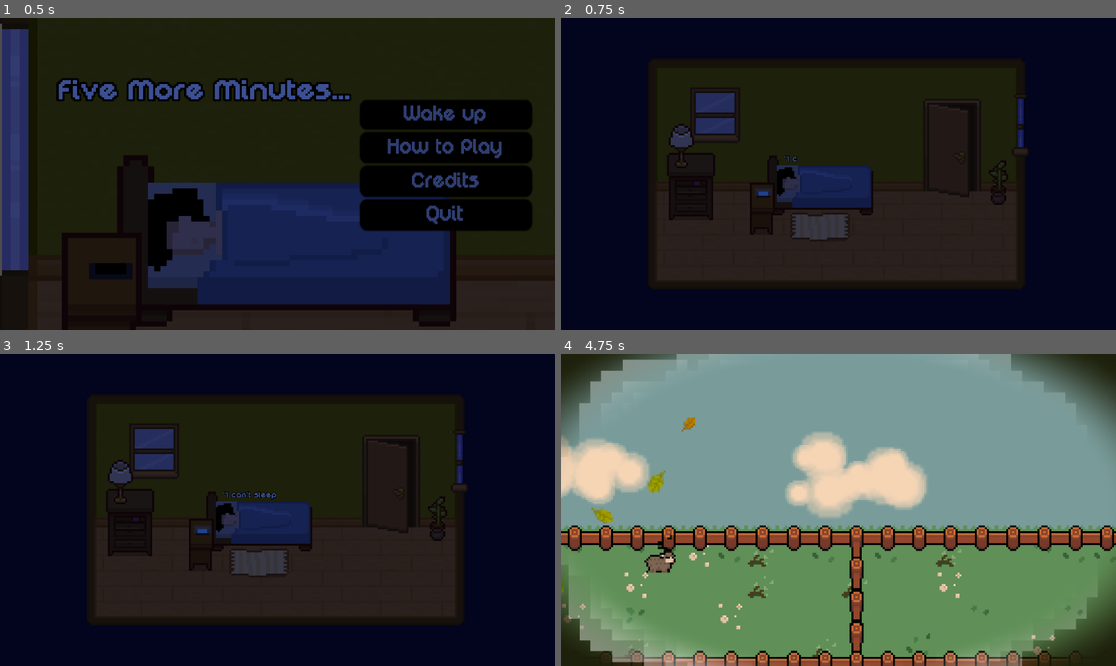
Above: before the commit, frames 1-4 (two rows, left to right).
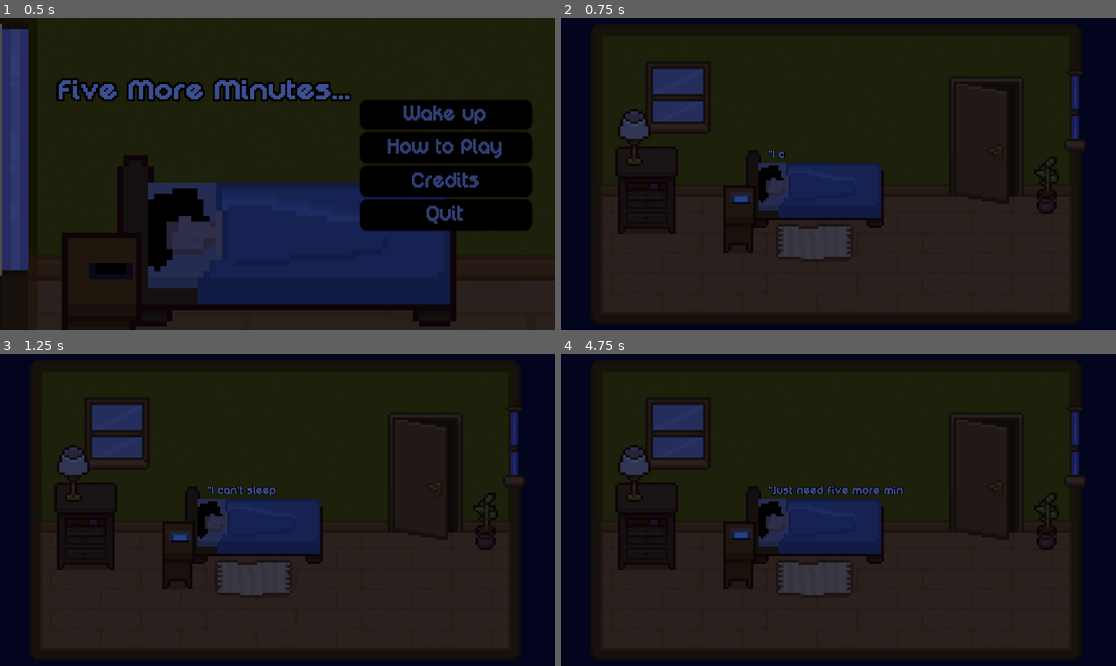
Above: after the commit, the same moments.

Repository: State0fFlux/Five-More-Minutes
Game: Godot game, scene res://Scenes/Start_menu.tscn
Two runs of this game, one before a commit and one after it. Both use one fixed random seed, a clock stepped at 60 frames per second and the inputs below.
Inputs (mouse positions are in pixels of both pictures, inside the frame that each line leads up to):
- Up to frame 1 (0.5 s): no input
- Up to frame 2 (0.75 s): click "Wake up" at 0.5 s
- Up to frame 3 (1.25 s): no input
- Up to frame 4 (4.75 s): move the mouse to (760, 531) at 1.27 s; tap S (Sleep) at 1.35, 2.85, 3.6, 4.35 s; click (760, 531) at 1.42 s; click (827, 581) at 2 s, where only the run before the commit has a clickable "Snooze"; move the mouse to (727, 525) at 2.77 s; click (727, 525) at 2.92 s; move the mouse to (894, 441) at 3.52 s; click (894, 441) at 3.67 s; move the mouse to (810, 572) at 4.27 s; click (810, 572) at 4.42 s

Frame 1 is identical in both runs. In frame 2, 31% of the frame differs, in the area x 7-95%, y 5-95%; in frame 3, 31%; in frame 4, 99%, in the area x 0-100%, y 0-100%.

Commit message:
NEW FEATUREE
sheep now spawn in 3 diff rows and its perfect

Diff:
--- a/Global/Global.gd
+++ b/Global/Global.gd
@@ -2,7 +2,7 @@
 
 # code quick reference
 const VARIANT_PATH = "res://Sprites/sheep/"
-const VARIANTS = {5: preload(VARIANT_PATH + "white.png"), 10: preload(VARIANT_PATH + "brown.png"), 30: preload(VARIANT_PATH + "black.png"), 60: preload(VARIANT_PATH + "purple.png")}
+const VARIANTS = {1: preload(VARIANT_PATH + "white.png"), 5: preload(VARIANT_PATH + "brown.png"), 10: preload(VARIANT_PATH + "black.png"), 20: preload(VARIANT_PATH + "purple.png")}
 const snore = preload("res://Sprites/sheep/snore.png")
 const heart = preload("res://Sprites/sheep/heart.png")
 var deathPoint: Vector2
@@ -25,6 +25,7 @@
 const BOOST = 2
 const JUMP_VELOCITY = -40
 const SPEED = 25
+const WAIT_TIME = 2
 
 # stats
 var minutes_since_midnight = 0
@@ -43,7 +44,7 @@
 	if state == true: # entering dream
 		dream_opened.emit()
 	else: # leaving dream
-		if minutes_since_midnight > 480 + 120 or battery <= 0: # after 10
+		if minutes_since_midnight > 480 + 120 or battery < 1: # after 10
 			get_tree().change_scene_to_file("res://Scenes/Lose.tscn")
 		elif minutes_since_midnight >= 480: # between 8 and 10
 			get_tree().change_scene_to_file("res://Scenes/Win.tscn")
--- a/Prefabs/sheep.gd
+++ b/Prefabs/sheep.gd
@@ -4,16 +4,25 @@
 @onready var sprite = $Body
 @onready var particles = $Particles
 @onready var audio = $AudioStreamPlayer2D
+
 @export var track = 2
 
 var state
-var value = 5 # the amount of time that will pass with this sheep
+var value = 1 # the amount of time that will pass with this sheep
+var jump_action_name
+var jumpable = true
 
 func _ready():
 	sprite.texture = Global.VARIANTS.get(value)
 	sprite.z_index = track * 2
-	collision_layer = 1 << (track+3)
-	collision_mask = 1 << (track-1)
+	var layer = 1 << (track+3)
+	var mask = 1 << (track-1)
+	collision_layer = layer
+	collision_mask = mask
+	$RightShadowRay.collision_mask = mask
+	$LeftShadowRay.collision_mask = mask
+
+	jump_action_name = "Jump" + str(track)
 
 func _physics_process(delta: float) -> void:
 	# Handle out-of-bounds
@@ -23,10 +32,20 @@
 	# Add the gravity.
 	if not is_on_floor():
 		velocity += get_gravity() * delta
+	elif state == Global.SheepState.WALKING:
+		velocity.x = Global.SPEED
+		anim.play("Walk")
 
-	if state == Global.SheepState.WALKING and is_on_floor():
-		anim.play("Walk")
-		velocity.x = Global.SPEED
+	# Handle jump.
+	if Input.is_action_just_pressed(jump_action_name) and is_on_floor() and $"..".get_frontmost_sheep() == self:
+		if state == Global.SheepState.SLEEPING:
+			set_state(Global.SheepState.WALKING)
+		else:
+			var ba = Global.ba_sounds[randi_range(0, Global.ba_sounds.size() - 1)]
+			audio.stream = ba
+			audio.play()
+			velocity.y = Global.JUMP_VELOCITY
+			velocity.x *= Global.BOOST
 
 	move_and_slide()
 
@@ -66,10 +85,3 @@
 func set_flash_modifier(newValue: float) -> void:
 	if sprite.material:
 		sprite.material.set_shader_parameter("strength", newValue)
-
-func jump():
-	var ba = Global.ba_sounds[randi_range(0, Global.ba_sounds.size() - 1)]
-	audio.stream = ba
-	audio.play()
-	velocity.y = Global.JUMP_VELOCITY
-	velocity.x *= Global.BOOST
--- a/Prefabs/sheep.tscn
+++ b/Prefabs/sheep.tscn
@@ -151,6 +151,7 @@
 "
 
 [sub_resource type="ShaderMaterial" id="ShaderMaterial_ut7ki"]
+resource_local_to_scene = true
 shader = ExtResource("1_ut7ki")
 shader_parameter/flash_color = Color(0.377565, 0.060268, 0, 1)
 shader_parameter/strength = 0.0
@@ -188,19 +189,16 @@
 }
 
 [node name="RightShadowRay" type="RayCast2D" parent="."]
-enabled = false
 target_position = Vector2(8, 14)
-collision_mask = 2
+collision_mask = 255
 hit_from_inside = true
 
 [node name="LeftShadowRay" type="RayCast2D" parent="."]
-enabled = false
 target_position = Vector2(-8, 14)
-collision_mask = 2
+collision_mask = 255
 hit_from_inside = true
 
 [node name="Shadow" type="PointLight2D" parent="."]
-visible = false
 position = Vector2(0, 6)
 blend_mode = 2
 range_item_cull_mask = 4
--- a/Prefabs/sheep_track.gd
+++ b/Prefabs/sheep_track.gd
@@ -4,7 +4,6 @@
 const SheepScene = preload("res://Prefabs/sheep.tscn")
 
 @onready var chime = $Chime
-var jump_action_name
 
 # Called when the node enters the scene tree for the first time.
 func _ready() -> void:
@@ -16,18 +15,6 @@
 	$PassWall.collision_mask = mask
 	$DeathWall.collision_layer = layer
 	$DeathWall.collision_mask = mask
-
-	jump_action_name = "Jump" + str(track)
-
-
-func _physics_process(delta: float) -> void:
-	var lead = get_frontmost_sheep()
-	# Handle jump.
-	if Input.is_action_just_pressed(jump_action_name) and lead and lead.is_on_floor():
-		if lead.state == Global.SheepState.SLEEPING:
-			lead.set_state(Global.SheepState.WALKING)
-		else:
-			lead.jump()
 
 func spawn_sheep(spawnFromCenter: bool, state: Global.SheepState):
 	var sheep = SheepScene.instantiate()
@@ -46,10 +33,10 @@
 func _on_pass_wall_body_entered(body: Node2D) -> void:
 	if body.is_in_group("sheep") and body.state == Global.SheepState.WALKING: # sheep jumped the fence
 		match body.value:
-			5: chime.pitch_scale = 1
-			10: chime.pitch_scale = 1
-			30: chime.pitch_scale = 1.2
-			60: chime.pitch_scale = 1.3
+			1: chime.pitch_scale = 1
+			5: chime.pitch_scale = 1.2
+			10: chime.pitch_scale = 1.4
+			20: chime.pitch_scale = 1.6
 		chime.play()
 		var new_time = Global.minutes_since_midnight + body.value
 		Global.minutes_since_midnight = new_time
@@ -61,7 +48,7 @@
 
 	for child in get_children():
 		if child.is_in_group("sheep") and child.state != Global.SheepState.DEAD:
-			if child.global_position.x > highest_x:
+			if child.global_position.x > highest_x and child.global_position.x < $PassWall.global_position.x:
 				highest_x = child.global_position.x
 				frontmost_sheep = child
 	return frontmost_sheep
--- a/Scenes/Bedroom.tscn
+++ b/Scenes/Bedroom.tscn
@@ -79,7 +79,7 @@
 "times": PackedFloat32Array(0, 0.5),
 "transitions": PackedFloat32Array(1, 1),
 "update": 0,
-"values": [Vector2(0, 39), Vector2(0, 133)]
+"values": [Vector2(0, 18), Vector2(0, 133)]
 }
 
 [sub_resource type="Animation" id="Animation_swbdu"]
@@ -96,7 +96,7 @@
 "times": PackedFloat32Array(0, 0.5),
 "transitions": PackedFloat32Array(1, 1),
 "update": 0,
-"values": [Vector2(0, 133), Vector2(0, 39)]
+"values": [Vector2(0, 133), Vector2(0, 18)]
 }
 
 [sub_resource type="Animation" id="Animation_cs4vd"]
@@ -111,7 +111,7 @@
 "times": PackedFloat32Array(0),
 "transitions": PackedFloat32Array(1),
 "update": 0,
-"values": [Vector2(0, 133)]
+"values": [Vector2(0, 114)]
 }
 tracks/1/type = "value"
 tracks/1/imported = false
@@ -159,7 +159,7 @@
 "times": PackedFloat32Array(0),
 "transitions": PackedFloat32Array(1),
 "update": 0,
-"values": [Vector2(1, 1)]
+"values": [Vector2(1.3, 1.3)]
 }
 
 [sub_resource type="Animation" id="Animation_o0d8c"]
@@ -264,6 +264,7 @@
 texture = ExtResource("3_cs4vd")
 
 [node name="Camera2D" type="Camera2D" parent="."]
+zoom = Vector2(1.3, 1.3)
 
 [node name="Player" parent="." instance=ExtResource("4_3gbim")]
 position = Vector2(-14, 11)
@@ -277,7 +278,7 @@
 }
 
 [node name="hand" type="Sprite2D" parent="."]
-position = Vector2(0, 133)
+position = Vector2(0, 114)
 scale = Vector2(0.1, 0.1)
 texture = ExtResource("6_cs4vd")
 
@@ -293,6 +294,7 @@
 horizontal_alignment = 1
 vertical_alignment = 1
 script = SubResource("GDScript_cs4vd")
+metadata/_edit_lock_ = true
 
 [node name="Battery" type="RichTextLabel" parent="hand"]
 offset_left = -290.0
@@ -306,6 +308,7 @@
 horizontal_alignment = 1
 vertical_alignment = 1
 script = SubResource("GDScript_swbdu")
+metadata/_edit_lock_ = true
 
 [node name="GetUp" type="Button" parent="hand"]
 offset_left = -140.0
@@ -317,6 +320,7 @@
 theme = ExtResource("7_cs4vd")
 theme_type_variation = &"phoneButton"
 text = "Get Up"
+metadata/_edit_lock_ = true
 
 [node name="Snooze" type="Button" parent="hand"]
 offset_left = -140.0
@@ -328,6 +332,7 @@
 theme = ExtResource("7_cs4vd")
 theme_type_variation = &"phoneButton"
 text = "Snooze"
+metadata/_edit_lock_ = true
 
 [node name="Title" type="RichTextLabel" parent="."]
 offset_left = -28.0
--- a/Scenes/Credits.tscn
+++ b/Scenes/Credits.tscn
@@ -27,16 +27,18 @@
 
 [node name="Creators" type="RichTextLabel" parent="StartTextbook"]
 offset_left = -60.8696
-offset_top = -29.4722
+offset_top = -35.6409
 offset_right = 134.13
-offset_bottom = 50.5278
+offset_bottom = 76.3591
 scale = Vector2(0.38, 0.8)
 theme_type_variation = &"simpleText"
 text = "		  Game Made by:
 
 Avah Afshari - UW Bothell
+* UI, QA
 
-Brady Manske - UW Seattle"
+Brady Manske - UW Seattle
+* Game Design, Scripting"
 fit_content = true
 scroll_active = false
 autowrap_mode = 0
@@ -127,7 +129,7 @@
 
 [node name="Camera2D" type="Camera2D" parent="."]
 position = Vector2(-637, 172)
-zoom = Vector2(0.35, 0.35)
+zoom = Vector2(0.5, 0.5)
 
 [connection signal="pressed" from="Phone/VBoxContainer/Options" to="." method="_on_options_pressed"]
 [connection signal="pressed" from="Phone/VBoxContainer/Home" to="." method="_on_home_pressed"]
--- a/Scenes/Dream.gd
+++ b/Scenes/Dream.gd
@@ -2,6 +2,8 @@
 @onready var tracks = [$Track1, $Track2, $Track3]
 
 func _ready() -> void:
+	$SpawnTimer.wait_time = Global.WAIT_TIME
+
 	Global.spawnPoint = $SpawnPoint.position
 	Global.deathPoint = $DeathPoint.position
 	var track = tracks.pick_random()
--- a/Scenes/Dream.tscn
+++ b/Scenes/Dream.tscn
@@ -200,7 +200,6 @@
 track = 3
 
 [node name="SpawnTimer" type="Timer" parent="."]
-wait_time = 3.0
 autostart = true
 
 [node name="SpawnPoint" type="Node2D" parent="."]
--- a/Scenes/Options.tscn
+++ b/Scenes/Options.tscn
@@ -21,8 +21,8 @@
 
 [node name="Phone in hand2" type="Sprite2D" parent="."]
 top_level = true
-position = Vector2(177.338, 172.861)
-scale = Vector2(0.265797, 0.236989)
+position = Vector2(187, 169)
+scale = Vector2(0.307373, 0.274059)
 texture = ExtResource("3_ww8vx")
 
 [node name="home button" type="Button" parent="Phone in hand2"]
@@ -37,20 +37,25 @@
 [node name="Text" type="VBoxContainer" parent="."]
 z_index = 4
 layout_mode = 0
-offset_left = 134.0
-offset_top = 130.0
-offset_right = 361.0
-offset_bottom = 229.0
-scale = Vector2(0.26254, 0.303079)
+offset_left = 138.0
+offset_top = 101.0
+offset_right = 365.0
+offset_bottom = 352.0
+scale = Vector2(0.3, 0.346)
 
 [node name="RichTextLabel" type="RichTextLabel" parent="Text"]
 layout_mode = 2
-text = "Spacebar = Jump
-Interact = Left Mouse
+text = "[ 1 ], [ 2 ], [ 3] :
+Hop sheep over fence
+
+Left Mouse: Interact
 
 Goal:
 
-Wake up between 8-10 AM"
+Wake up between 8-10 AM
+
+
+P.S. Not all sheep are equal... you know that, don't you?"
 fit_content = true
 horizontal_alignment = 1
 metadata/_edit_lock_ = true
--- a/Scenes/options.tscn
+++ b/Scenes/options.tscn
@@ -21,8 +21,8 @@
 
 [node name="Phone in hand2" type="Sprite2D" parent="."]
 top_level = true
-position = Vector2(177.338, 172.861)
-scale = Vector2(0.265797, 0.236989)
+position = Vector2(187, 169)
+scale = Vector2(0.307373, 0.274059)
 texture = ExtResource("3_ww8vx")
 
 [node name="home button" type="Button" parent="Phone in hand2"]
@@ -37,20 +37,25 @@
 [node name="Text" type="VBoxContainer" parent="."]
 z_index = 4
 layout_mode = 0
-offset_left = 134.0
-offset_top = 130.0
-offset_right = 361.0
-offset_bottom = 229.0
-scale = Vector2(0.26254, 0.303079)
+offset_left = 138.0
+offset_top = 101.0
+offset_right = 365.0
+offset_bottom = 352.0
+scale = Vector2(0.3, 0.346)
 
 [node name="RichTextLabel" type="RichTextLabel" parent="Text"]
 layout_mode = 2
-text = "Spacebar = Jump
-Interact = Left Mouse
+text = "[ 1 ], [ 2 ], [ 3] :
+Hop sheep over fence
+
+Left Mouse: Interact
 
 Goal:
 
-Wake up between 8-10 AM"
+Wake up between 8-10 AM
+
+
+P.S. Not all sheep are equal... you know that, don't you?"
 fit_content = true
 horizontal_alignment = 1
 metadata/_edit_lock_ = true
Not shown, changed: deploy/index.apple-touch-icon.png.import
Not shown, changed: deploy/index.icon.png.import
Not shown, changed: deploy/index.png.import
Not shown, added: deploy/fiveMoreMinutes.zip
Not shown, changed: deploy/index.html
Not shown, changed: deploy/index.pck
Not shown, changed: deploy/index.zip
Not shown, changed: deploy/oldIndex.zip
Not shown, changed: deploy/oldoldIndex.zip
